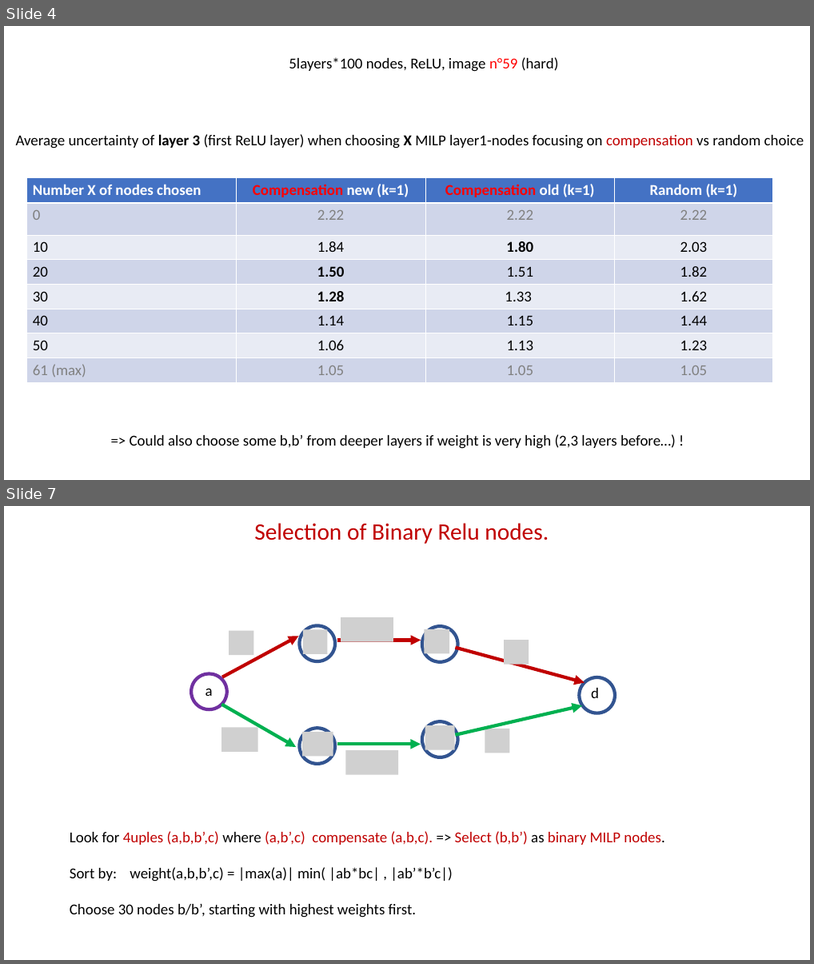
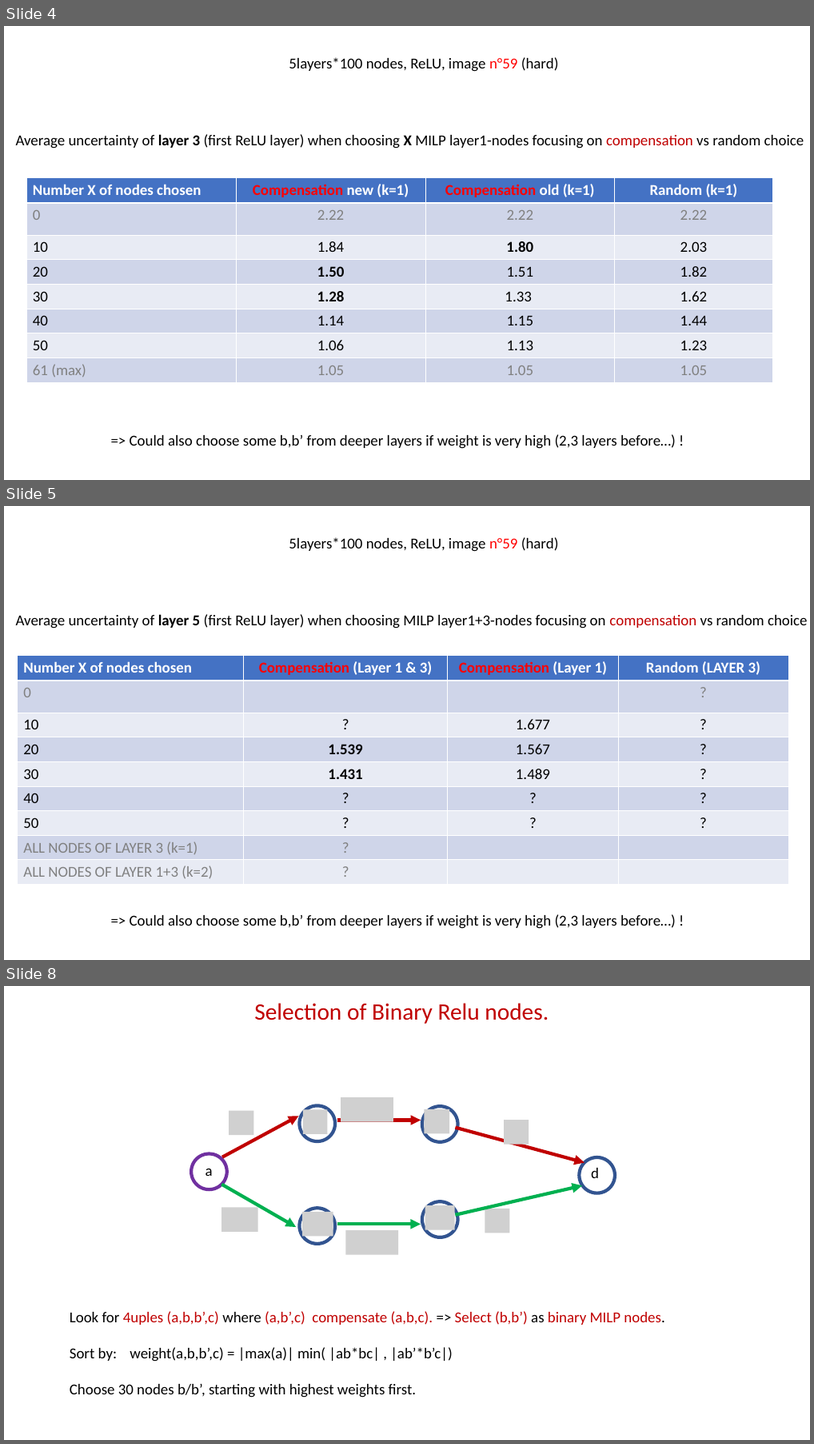
Before and after one commit to blaisegenest/vericompensate, a slide deck: WP1verifDNN.pptx. Shown one above the other, each under a label of ours: slides 4 and 7 before the commit, slides 4, 5 and 8 after it; the slides between them are not shown. The pictures are 814x964 and 814x1444 pixels, drawn with LibreOffice and Linux fonts; fonts in the diff are those of the drawing; grey boxes stand for pictures. Boxes give left, top, right and bottom in pixels: in the first picture for what was removed or moved away, otherwise in the second. Text is boxed around its words. In the diff, an @@ line names an element or a change of style, - is before the commit and + after.

Commit message:
PPT

```diff
--- a/WP1verifDNN.pptx
+++ b/WP1verifDNN.pptx
@@ slide 5 added at [4, 506, 810, 960], background #FFFFFF @@
@@ text added at [289, 537, 559, 552], 18 pt, text #000000 @@
+5layers*100 nodes, ReLU, image n°59 (hard)
@@ text added at [16, 614, 808, 628], 18 pt, text #000000 @@
+Average uncertainty of layer 5 (first ReLU layer) when choosing MILP layer1+3-nodes focusing on compensation vs random choice
@@ table added at [18, 655, 790, 884], 9 rows, 4 columns @@
+Number X of nodes chosen | Compensation (Layer 1 & 3) | Compensation (Layer 1) | Random (LAYER 3)
+0 |  |  | ?
+10 | ? | 1.677 | ?
+20 | 1.539 | 1.567 | ?
+30 | 1.431 | 1.489 | ?
+40 | ? | ? | ?
+50 | ? | ? | ?
+ALL NODES OF LAYER 3 (k=1) | ? |  | 
+ALL NODES OF LAYER 1+3 (k=2) | ? |  | 
@@ text added at [130, 914, 676, 928], 18 pt, text #000000 @@
+=> Could also choose some b,b’ from deeper layers if weight is very high (2,3 layers before…) !
@@ what was slide 7 is now slide 8 @@
```
Also in this commit, not shown: 1 slide changed.
